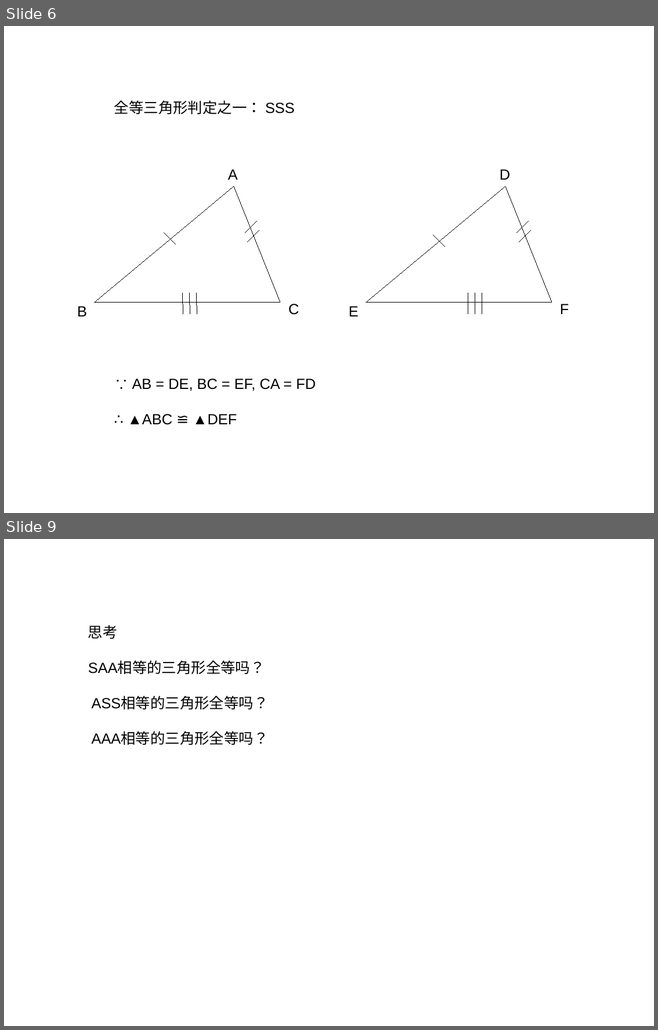
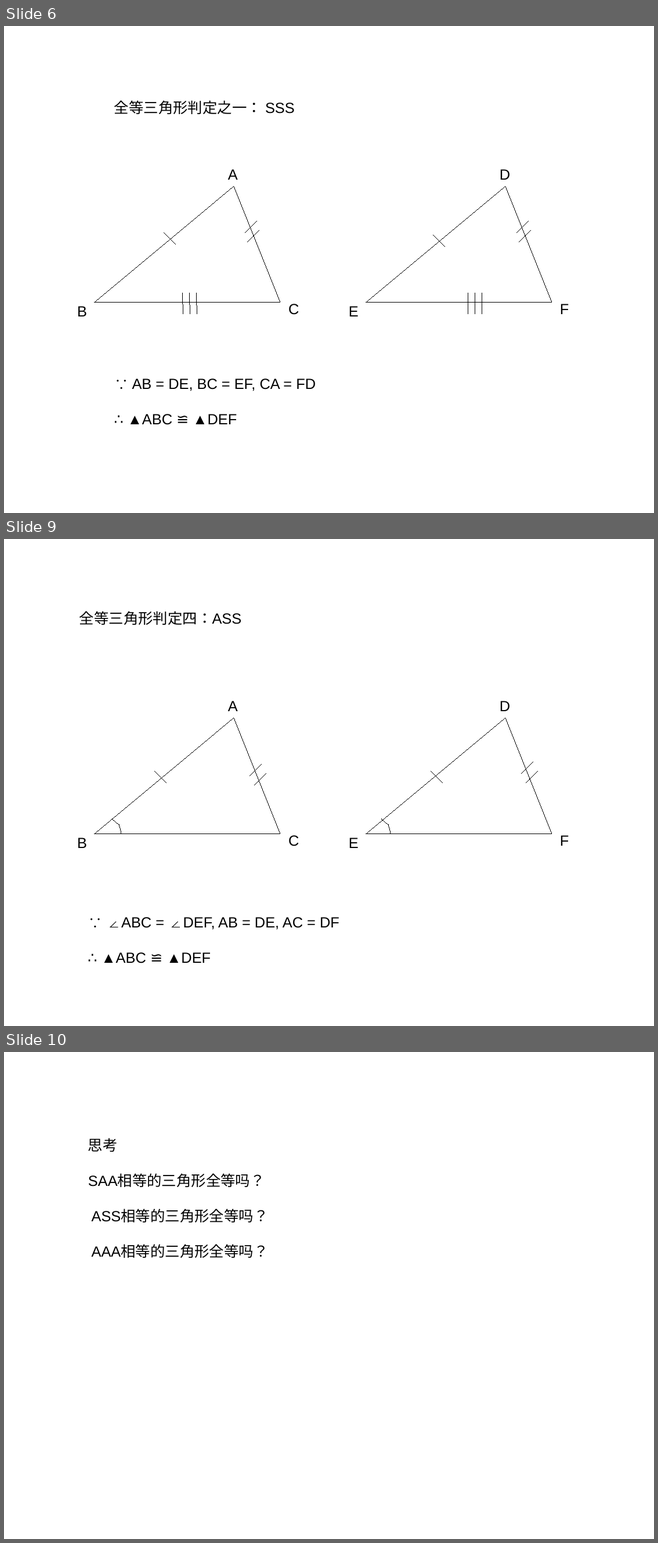
Before and after one commit to ericzhang/english-math, a slide deck: 2025-08-11/2025-08-11-triangle.odp. Shown one above the other, each under a label of ours: slides 6 and 9 before the commit, slides 6, 9 and 10 after it; the slides between them are not shown. The pictures are 658x1030 and 658x1543 pixels, drawn with LibreOffice and Linux fonts; fonts in the diff are those of the drawing. Boxes give left, top, right and bottom in pixels: in the first picture for what was removed or moved away, otherwise in the second. Text is boxed around its words. In the diff, an @@ line names an element or a change of style, - is before the commit and + after.

```diff
--- a/2025-08-11/2025-08-11-triangle.odp
+++ b/2025-08-11/2025-08-11-triangle.odp
@@ slide 9 added at <box>4,539,654,1026</box>, background #FFFFFF @@
@@ text added at <box>79,611,241,625</box>, 18 pt, text #000000 @@
+全等三角形判定四：ASS
@@ text added at <box>228,701,238,711</box>, 18 pt, text #000000 @@
+A
@@ text added at <box>499,701,510,711</box>, 18 pt, text #000000 @@
+D
@@ line added from (234, 718) to (95, 834), #000000 0 pt @@
@@ line added from (234, 718) to (281, 834), #000000 0 pt @@
@@ line added from (505, 718) to (366, 834), #000000 0 pt @@
@@ line added from (505, 718) to (552, 834), #000000 0 pt @@
@@ line added from (250, 776) to (262, 764), #000000 0 pt @@
@@ line added from (521, 774) to (534, 762), #000000 0 pt @@
@@ line added from (155, 771) to (167, 783), #000000 0 pt @@
@@ line added from (255, 785) to (266, 774), #000000 0 pt @@
@@ line added from (431, 771) to (442, 783), #000000 0 pt @@
@@ line added from (526, 783) to (538, 771), #000000 0 pt @@
@@ line added from (95, 834) to (281, 834), #000000 0 pt @@
@@ freeform shape added at <box>112,819,121,833</box>, outline #000000 0 pt @@
@@ line added from (366, 834) to (552, 834), #000000 0 pt @@
@@ freeform shape added at <box>381,819,390,833</box>, outline #000000 0 pt @@
@@ text added at <box>77,838,87,848</box>, 18 pt, text #000000 @@
+B
@@ text added at <box>288,835,299,846</box>, 18 pt, text #000000 @@
+C
@@ text added at <box>349,838,358,848</box>, 18 pt, text #000000 @@
+E
@@ text added at <box>560,835,568,846</box>, 18 pt, text #000000 @@
+F
@@ text added at <box>101,917,339,964</box>, 18 pt, text #000000 @@
+∵ ∠ABC = ∠DEF, AB = DE, AC = DF
+∴ ▲ABC ≌ ▲DEF
@@ what was slide 9 is now slide 10 @@
```
Also in this commit, not shown: 2 slides changed, 1 other file.
